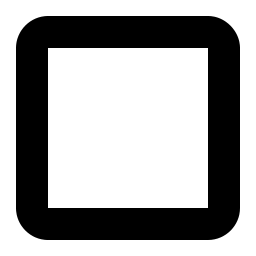
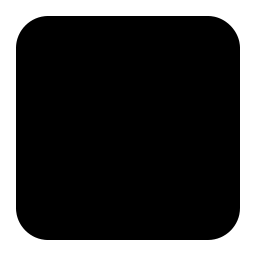
Revision of a layered 256×256 image; what changed, layer by layer:
painted on "checkbox" over [48, 48, 208, 208]
